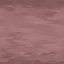
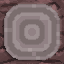
Revision of a layered 64 x 64 image; what changed, layer by layer:
hid group "stripped cherry log" (2 layers) over [0, 0, 64, 64]
hid group "stripped cherry log top" (4 layers) over [0, 0, 64, 64]
hid group "planks" (3 layers) over [0, 0, 64, 64]
